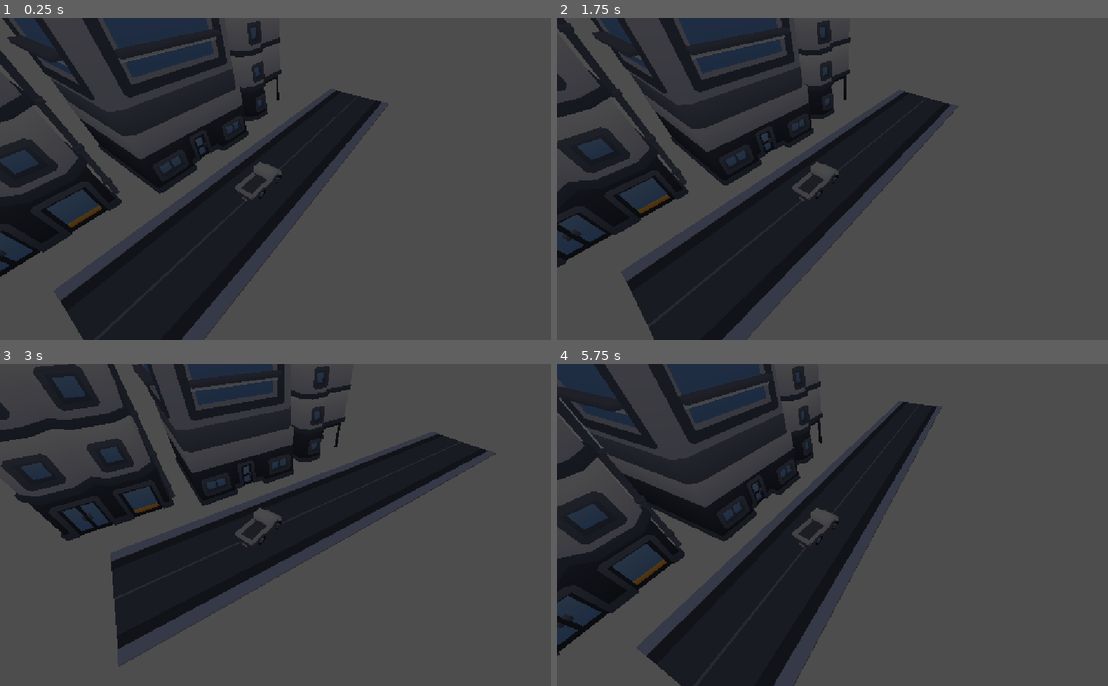
Above: before the commit, frames 1-4 (two rows, left to right).
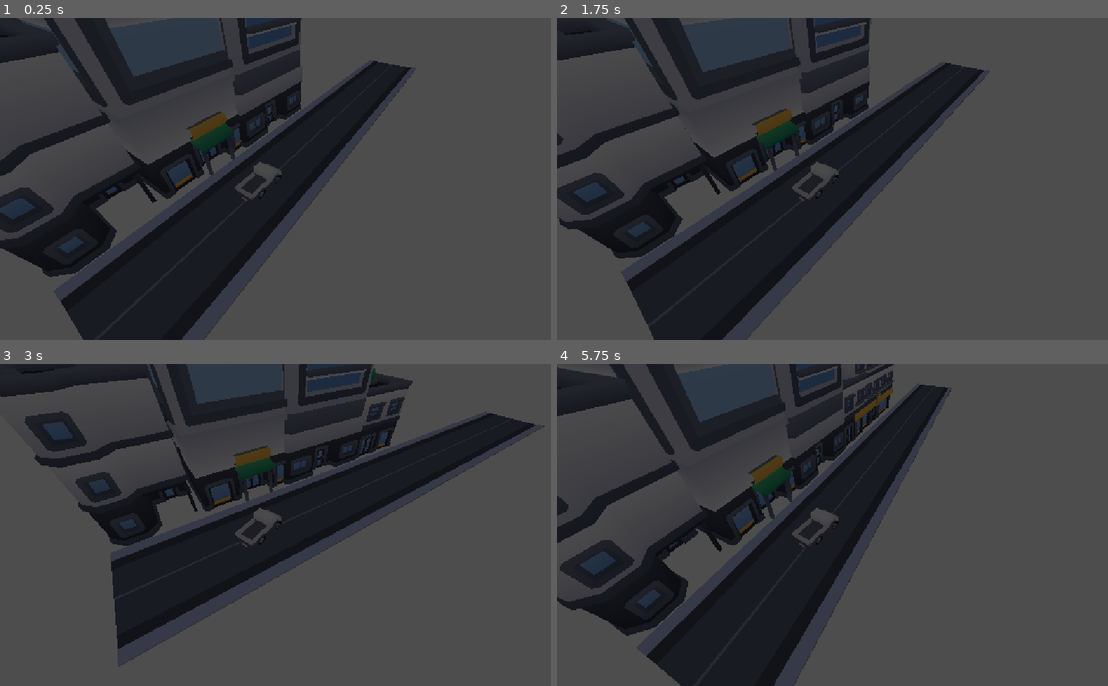
Above: after the commit, the same moments.

Repository: bren96/open-road
Game: Godot game, scene res://main.tscn
The game is run twice, just before and just after one commit, with the same random seed, the same clock (stepped at 60 frames per second) and the same inputs.
Inputs:
- Up to frame 1 (0.25 s): no input
- Up to frame 2 (1.75 s): tap Enter at 0.5 s; hold Right (turn_right) 0.53-1.28 s; tap Space at 1.25 s; hold Down (reverse) from 1.28 s (still down)
- Up to frame 3 (3 s): release Down (reverse) at 2.03 s; hold Right (turn_right) 2.03-2.78 s; hold Up (accelerate) from 2.78 s (still down)
- Up to frame 4 (5.75 s): release Up (accelerate) at 3.53 s; hold Left (turn_left) 3.53-5.03 s; tap Enter at 5 s; hold Down (reverse) from 5.03 s (still down)

The runs differ from the first frame. In frame 1, 17% of the frame differs, in the area x 0-76%, y 0-81%; in frame 2, 17%; in frame 3, 18%; in frame 4, 19%, in the area x 0-72%, y 0-91%.

Commit message:
feature: genreate new biomes every n frames

Diff:
--- a/main.tscn
+++ b/main.tscn
@@ -1,25 +1,31 @@
 [gd_scene format=3 uid="uid://dpx6ykcmq88uc"]
 
 [ext_resource type="PackedScene" uid="uid://c7rbgbknjd26j" path="res://scenes/road.tscn" id="1_h2yge"]
-[ext_resource type="PackedScene" uid="uid://crda6t4tsj1tc" path="res://scenes/city.tscn" id="2_1bvp3"]
-[ext_resource type="Script" uid="uid://bcrxt44wp3sx1" path="res://scenes/street.gd" id="3_1bvp3"]
+[ext_resource type="Script" uid="uid://1gv4e0y1fbuf" path="res://scripts/biome.gd" id="2_272bh"]
+[ext_resource type="Script" uid="uid://bcrxt44wp3sx1" path="res://scripts/street.gd" id="3_1bvp3"]
+[ext_resource type="PackedScene" uid="uid://bfs3lbj1apdha" path="res://scenes/building.tscn" id="3_kek77"]
 [ext_resource type="PackedScene" uid="uid://bpbbhdu8hbbeo" path="res://scenes/vehicle.tscn" id="3_lquwl"]
+[ext_resource type="PackedScene" uid="uid://je7h06jeu4uh" path="res://scenes/skyscraper.tscn" id="4_7mycd"]
 
-[sub_resource type="Environment" id="Environment_c5efw"]
+[sub_resource type="Environment" id="Environment_gj2cx"]
 
 [sub_resource type="WorldBoundaryShape3D" id="WorldBoundaryShape3D_3ukpr"]
 
 [node name="Main" type="Node3D" unique_id=2035552375]
 
 [node name="WorldEnvironment" type="WorldEnvironment" parent="." unique_id=184233020]
-environment = SubResource("Environment_c5efw")
+environment = SubResource("Environment_gj2cx")
 
 [node name="Vehicle" parent="." unique_id=1554288108 instance=ExtResource("3_lquwl")]
 
 [node name="Biome" type="Node3D" parent="." unique_id=1579960647]
+script = ExtResource("2_272bh")
 
-[node name="City" parent="Biome" unique_id=627773161 instance=ExtResource("2_1bvp3")]
-transform = Transform3D(-4.371139e-08, 0, 1, 0, 1, 0, -1, 0, -4.371139e-08, 8, 0, 0)
+[node name="Building" parent="Biome" unique_id=2013683958 instance=ExtResource("3_kek77")]
+transform = Transform3D(-4.371139e-08, 0, 1, 0, 1, 0, -1, 0, -4.371139e-08, 6, 0, -6)
+
+[node name="Skyscraper" parent="Biome" unique_id=1037684450 instance=ExtResource("4_7mycd")]
+transform = Transform3D(-4.371139e-08, 0, 1, 0, 1, 0, -1, 0, -4.371139e-08, 6, 0, 0)
 
 [node name="Street" type="Node3D" parent="." unique_id=612890574]
 script = ExtResource("3_1bvp3")
@@ -32,6 +38,12 @@
 [node name="Road3" parent="Street" unique_id=1736693932 instance=ExtResource("1_h2yge")]
 transform = Transform3D(1, 0, 0, 0, 1, 0, 0, 0, 1, 0, 0, 6)
 
+[node name="Road4" parent="Street" unique_id=529050322 instance=ExtResource("1_h2yge")]
+transform = Transform3D(1, 0, 0, 0, 1, 0, 0, 0, 1, 0, 0, 12)
+
+[node name="Road5" parent="Street" unique_id=238800478 instance=ExtResource("1_h2yge")]
+transform = Transform3D(1, 0, 0, 0, 1, 0, 0, 0, 1, 0, 0, 18)
+
 [node name="Ground" type="StaticBody3D" parent="." unique_id=1322119122]
 
 [node name="CollisionShape3D" type="CollisionShape3D" parent="Ground" unique_id=805860508]
--- /dev/null
+++ b/scenes/building.tscn
@@ -0,0 +1,70 @@
+[gd_scene format=3 uid="uid://bfs3lbj1apdha"]
+
+[ext_resource type="Script" uid="uid://5d1puavso8le" path="res://scripts/building.gd" id="1_gq31q"]
+[ext_resource type="PackedScene" uid="uid://dldp8v7kp1chq" path="res://assets/kenney_city-kit-commercial_2.1/Models/GLB format/building-a.glb" id="2_w07ya"]
+[ext_resource type="PackedScene" uid="uid://digc1kpvfvvbd" path="res://assets/kenney_city-kit-commercial_2.1/Models/GLB format/building-b.glb" id="3_pw5b4"]
+[ext_resource type="PackedScene" uid="uid://lhqodl33wr0t" path="res://assets/kenney_city-kit-commercial_2.1/Models/GLB format/building-c.glb" id="4_66x6n"]
+[ext_resource type="PackedScene" uid="uid://dffktmr7g7q3m" path="res://assets/kenney_city-kit-commercial_2.1/Models/GLB format/building-d.glb" id="5_qailr"]
+[ext_resource type="PackedScene" uid="uid://bbceyseuevaqw" path="res://assets/kenney_city-kit-commercial_2.1/Models/GLB format/building-e.glb" id="6_u0sya"]
+[ext_resource type="PackedScene" uid="uid://daomf6av8a5ly" path="res://assets/kenney_city-kit-commercial_2.1/Models/GLB format/building-f.glb" id="7_pwcpb"]
+[ext_resource type="PackedScene" uid="uid://bdeb4w15bbg82" path="res://assets/kenney_city-kit-commercial_2.1/Models/GLB format/building-g.glb" id="8_8r5h2"]
+[ext_resource type="PackedScene" uid="uid://bkpqs4dyfser2" path="res://assets/kenney_city-kit-commercial_2.1/Models/GLB format/building-h.glb" id="9_sd3co"]
+[ext_resource type="PackedScene" uid="uid://i7vq2gys1j2j" path="res://assets/kenney_city-kit-commercial_2.1/Models/GLB format/building-i.glb" id="10_xy3kb"]
+[ext_resource type="PackedScene" uid="uid://brwytd4ouwfuj" path="res://assets/kenney_city-kit-commercial_2.1/Models/GLB format/building-j.glb" id="11_5xicg"]
+[ext_resource type="PackedScene" uid="uid://dnuscm5s8yxvd" path="res://assets/kenney_city-kit-commercial_2.1/Models/GLB format/building-k.glb" id="12_12ffk"]
+[ext_resource type="PackedScene" uid="uid://0ojtjxo51s3q" path="res://assets/kenney_city-kit-commercial_2.1/Models/GLB format/building-l.glb" id="13_vlwjt"]
+[ext_resource type="PackedScene" uid="uid://bhqa34g5gop7d" path="res://assets/kenney_city-kit-commercial_2.1/Models/GLB format/building-m.glb" id="14_vlm17"]
+
+[node name="Building" type="Node3D" unique_id=2013683958]
+script = ExtResource("1_gq31q")
+
+[node name="building-a" parent="." unique_id=307252768 instance=ExtResource("2_w07ya")]
+transform = Transform3D(6, 0, 0, 0, 6, 0, 0, 0, 6, 0, 0, 0)
+
+[node name="building-b" parent="." unique_id=1108558291 instance=ExtResource("3_pw5b4")]
+transform = Transform3D(6, 0, 0, 0, 6, 0, 0, 0, 6, 0, 0, 0)
+visible = false
+
+[node name="building-c" parent="." unique_id=1411799357 instance=ExtResource("4_66x6n")]
+transform = Transform3D(6, 0, 0, 0, 6, 0, 0, 0, 6, 0, 0, 0.5)
+visible = false
+
+[node name="building-d" parent="." unique_id=499371582 instance=ExtResource("5_qailr")]
+transform = Transform3D(6, 0, 0, 0, 6, 0, 0, 0, 6, 0, 0, 0)
+visible = false
+
+[node name="building-e" parent="." unique_id=79668531 instance=ExtResource("6_u0sya")]
+transform = Transform3D(6, 0, 0, 0, 6, 0, 0, 0, 6, 0, 0, 0)
+visible = false
+
+[node name="building-f" parent="." unique_id=1484561282 instance=ExtResource("7_pwcpb")]
+transform = Transform3D(6, 0, 0, 0, 6, 0, 0, 0, 6, 0, 0, 1)
+visible = false
+
+[node name="building-g" parent="." unique_id=766155373 instance=ExtResource("8_8r5h2")]
+transform = Transform3D(6, 0, 0, 0, 6, 0, 0, 0, 6, 0, 0, 0)
+visible = false
+
+[node name="building-h" parent="." unique_id=421907922 instance=ExtResource("9_sd3co")]
+transform = Transform3D(6, 0, 0, 0, 6, 0, 0, 0, 6, 0, 0, 0)
+visible = false
+
+[node name="building-i" parent="." unique_id=937091849 instance=ExtResource("10_xy3kb")]
+transform = Transform3D(6, 0, 0, 0, 6, 0, 0, 0, 6, 0, 0, 1)
+visible = false
+
+[node name="building-j" parent="." unique_id=1200247476 instance=ExtResource("11_5xicg")]
+transform = Transform3D(6, 0, 0, 0, 6, 0, 0, 0, 6, 0, 0, 1)
+visible = false
+
+[node name="building-k" parent="." unique_id=1535679399 instance=ExtResource("12_12ffk")]
+transform = Transform3D(6, 0, 0, 0, 6, 0, 0, 0, 6, 0, 0, 0)
+visible = false
+
+[node name="building-l" parent="." unique_id=1869632459 instance=ExtResource("13_vlwjt")]
+transform = Transform3D(6, 0, 0, 0, 6, 0, 0, 0, 6, 0, 0, 1)
+visible = false
+
+[node name="building-m" parent="." unique_id=973741467 instance=ExtResource("14_vlm17")]
+transform = Transform3D(6, 0, 0, 0, 6, 0, 0, 0, 6, 0, 0, 1)
+visible = false
--- a/scenes/city.tscn
+++ /dev/null
@@ -1,16 +0,0 @@
-[gd_scene format=3 uid="uid://crda6t4tsj1tc"]
-
-[ext_resource type="PackedScene" uid="uid://dldp8v7kp1chq" path="res://assets/kenney_city-kit-commercial_2.1/Models/GLB format/building-a.glb" id="1_rqxma"]
-[ext_resource type="PackedScene" uid="uid://d10yyps4rvcf" path="res://assets/kenney_city-kit-commercial_2.1/Models/GLB format/building-skyscraper-a.glb" id="2_movw8"]
-[ext_resource type="PackedScene" uid="uid://digc1kpvfvvbd" path="res://assets/kenney_city-kit-commercial_2.1/Models/GLB format/building-b.glb" id="3_oacpt"]
-
-[node name="City" type="Node3D" unique_id=386905271]
-
-[node name="building-a2" parent="." unique_id=307252768 instance=ExtResource("1_rqxma")]
-transform = Transform3D(7, 0, 0, 0, 7, 0, 0, 0, 7, 8, 0, 0)
-
-[node name="building-skyscraper-a2" parent="." unique_id=1804158944 instance=ExtResource("2_movw8")]
-transform = Transform3D(6, 0, 0, 0, 6, 0, 0, 0, 6, 0, 0, 0)
-
-[node name="building-b2" parent="." unique_id=1108558291 instance=ExtResource("3_oacpt")]
-transform = Transform3D(6, 0, 0, 0, 6, 0, 0, 0, 6, -8, 0, 0)
--- /dev/null
+++ b/scenes/skyscraper.tscn
@@ -0,0 +1,30 @@
+[gd_scene format=3 uid="uid://je7h06jeu4uh"]
+
+[ext_resource type="Script" uid="uid://7ljttn3f3yow" path="res://scripts/skyscraper.gd" id="1_5pluy"]
+[ext_resource type="PackedScene" uid="uid://d10yyps4rvcf" path="res://assets/kenney_city-kit-commercial_2.1/Models/GLB format/building-skyscraper-a.glb" id="1_bqele"]
+[ext_resource type="PackedScene" uid="uid://1boe0ffjpb4b" path="res://assets/kenney_city-kit-commercial_2.1/Models/GLB format/building-skyscraper-b.glb" id="2_5pluy"]
+[ext_resource type="PackedScene" uid="uid://bemqdxw6cbltg" path="res://assets/kenney_city-kit-commercial_2.1/Models/GLB format/building-skyscraper-c.glb" id="3_b55vv"]
+[ext_resource type="PackedScene" uid="uid://dplx25rihyulw" path="res://assets/kenney_city-kit-commercial_2.1/Models/GLB format/building-skyscraper-d.glb" id="4_q6ale"]
+[ext_resource type="PackedScene" uid="uid://bab2bbw8qlhh7" path="res://assets/kenney_city-kit-commercial_2.1/Models/GLB format/building-skyscraper-e.glb" id="5_i2scu"]
+
+[node name="Skyscraper" type="Node3D" unique_id=1037684450]
+script = ExtResource("1_5pluy")
+
+[node name="building-skyscraper-a" parent="." unique_id=1804158944 instance=ExtResource("1_bqele")]
+transform = Transform3D(6, 0, 0, 0, 6, 0, 0, 0, 6, 0, 0, 1)
+
+[node name="building-skyscraper-b" parent="." unique_id=782371980 instance=ExtResource("2_5pluy")]
+transform = Transform3D(6, 0, 0, 0, 6, 0, 0, 0, 6, 0, 0, 1)
+visible = false
+
+[node name="building-skyscraper-c" parent="." unique_id=1573202307 instance=ExtResource("3_b55vv")]
+transform = Transform3D(6, 0, 0, 0, 6, 0, 0, 0, 6, 0, 0, 1)
+visible = false
+
+[node name="building-skyscraper-d" parent="." unique_id=239902374 instance=ExtResource("4_q6ale")]
+transform = Transform3D(6, 0, 0, 0, 6, 0, 0, 0, 6, 0, 0, 1)
+visible = false
+
+[node name="building-skyscraper-e" parent="." unique_id=42565641 instance=ExtResource("5_i2scu")]
+transform = Transform3D(6, 0, 0, 0, 6, 0, 0, 0, 6, 0, 0, 1)
+visible = false
--- a/scenes/vehicle.tscn
+++ b/scenes/vehicle.tscn
@@ -1,7 +1,7 @@
 [gd_scene format=3 uid="uid://bpbbhdu8hbbeo"]
 
 [ext_resource type="PackedScene" uid="uid://b46tnpoxa7j4h" path="res://assets/kenney_car-kit/Models/GLB format/truck-flat.glb" id="1_1nnvc"]
-[ext_resource type="Script" uid="uid://wx0w7a80ky2" path="res://scenes/vehicle.gd" id="1_d0fkt"]
+[ext_resource type="Script" uid="uid://wx0w7a80ky2" path="res://scripts/vehicle.gd" id="1_d0fkt"]
 
 [sub_resource type="BoxShape3D" id="BoxShape3D_ebkm2"]
 size = Vector3(1.66, 1.396, 2.75)
--- /dev/null
+++ b/scripts/biome.gd
@@ -0,0 +1,41 @@
+extends Node3D
+
+const biome_options = [
+	"building.tscn",
+	"skyscraper.tscn"
+]
+
+# Called when the node enters the scene tree for the first time.
+func _ready() -> void:
+	pass # Replace with function body.
+
+
+# Called every frame. 'delta' is the elapsed time since the previous frame.
+func _process(delta: float) -> void:
+	# evyer n frames, procedurally generate
+	if Engine.get_process_frames() % 150 == 0:
+		handle_proc_generation()
+
+
+func handle_proc_generation() -> void:
+	# generate next biome block
+	# add to biome tree
+	var next_biome = generate_next_biome_block()
+	add_child(next_biome)
+
+func load_random_biome() -> Node3D:
+	var random_biome = biome_options.pick_random()
+	var scene = load("res://scenes/" + random_biome)
+	return scene.instantiate()
+
+
+func generate_next_biome_block() -> Node3D:
+	# get last biome block
+	# duplicate for next
+	# update position
+	# note: each biome scene randomized on init in sub-class
+	var last_biome = get_child(-1)
+	var next_biome = load_random_biome()
+	next_biome.transform = last_biome.transform
+	next_biome.position.z += 6
+	return next_biome
--- /dev/null
+++ b/scripts/building.gd
@@ -0,0 +1,36 @@
+extends Node3D
+
+const options = [
+	"building-a",
+	"building-b",
+	"building-c",
+	"building-d",
+	"building-e",
+	"building-f",
+	"building-g",
+	"building-h",
+	"building-i",
+	"building-j",
+	"building-k",
+	"building-l",
+	"building-m",
+]
+
+# Called when the node enters the scene tree for the first time.
+func _ready() -> void:
+	# randomly toggle a different building option
+	var random_option = options.pick_random()
+	var next_node = find_child(random_option)
+	if next_node == null:
+		next_node = get_child(0)
+	set_all_children_visibility(false)
+	next_node.visible = true
+
+# Called every frame. 'delta' is the elapsed time since the previous frame.
+func _process(delta: float) -> void:
+	pass
+
+
+func set_all_children_visibility(visible: bool) -> void:
+	for child in get_children():
+		child.visible = visible
--- /dev/null
+++ b/scripts/skyscraper.gd
@@ -0,0 +1,28 @@
+extends Node3D
+
+const options = [
+	"building-skyscraper-a",
+	"building-skyscraper-b",
+	"building-skyscraper-c",
+	"building-skyscraper-d",
+	"building-skyscraper-e",
+]
+
+# Called when the node enters the scene tree for the first time.
+func _ready() -> void:
+	# randomly toggle a different skyscraper option
+	var random_option = options.pick_random()
+	var next_node = find_child(random_option)
+	if next_node == null:
+		next_node = get_child(0)
+	set_all_children_visibility(false)
+	next_node.visible = true
+
+# Called every frame. 'delta' is the elapsed time since the previous frame.
+func _process(delta: float) -> void:
+	pass
+
+
+func set_all_children_visibility(visible: bool) -> void:
+	for child in get_children():
+		child.visible = visible
Not shown, added: scripts/biome.gd.uid
Not shown, added: scripts/building.gd.uid
Not shown, added: scripts/skyscraper.gd.uid
Renamed: scenes/street.gd -> scripts/street.gd
Renamed: scenes/street.gd.uid -> scripts/street.gd.uid
Renamed: scenes/vehicle.gd -> scripts/vehicle.gd
Renamed: scenes/vehicle.gd.uid -> scripts/vehicle.gd.uid
